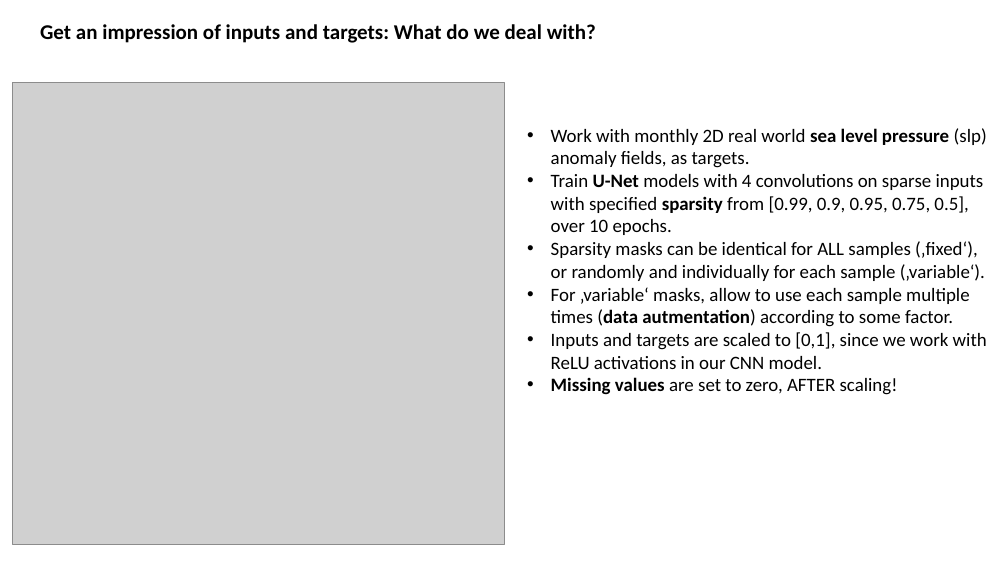
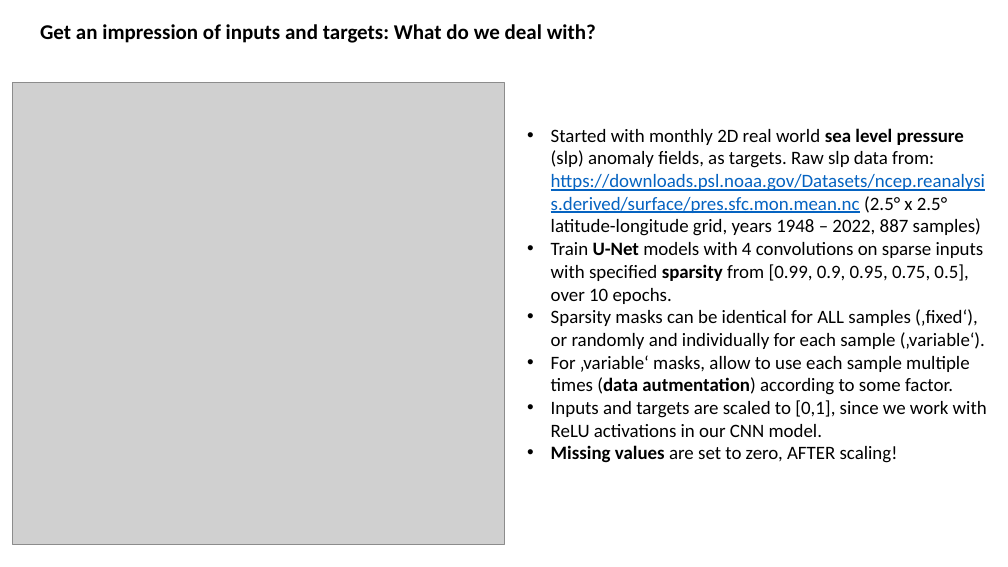
Before and after one commit to MarcoLandtHayen/reconstruct-sparse-inputs, a slide deck: slide 2 of presentations/unet_4conv_slp_realworld.pptx. Drawn at 1008x567 pixels with LibreOffice and Linux fonts; fonts in the diff are those of the drawing; grey boxes stand for pictures. Boxes give left, top, right and bottom in pixels: in the first picture for what was removed or moved away, otherwise in the second. Text is boxed around its words. In the diff, an @@ line names an element or a change of style, - is before the commit and + after.

```diff
--- a/presentations/unet_4conv_slp_realworld.pptx
+++ b/presentations/unet_4conv_slp_realworld.pptx
@@ text at <box>551,128,985,236</box>: text changed @@
-• Work with monthly 2D real world sea level pressure (slp) anomaly fields, as targets.
+• Started with monthly 2D real world sea level pressure (slp) anomaly fields, as targets. Raw slp data from: https://downloads.psl.noaa.gov/Datasets/ncep.reanalysis.derived/surface/pres.sfc.mon.mean.nc (2.5° x 2.5° latitude-longitude grid, years 1948 – 2022, 887 samples)
```
Also in this commit, not shown: 1 other slide changed, 2 slides added.
